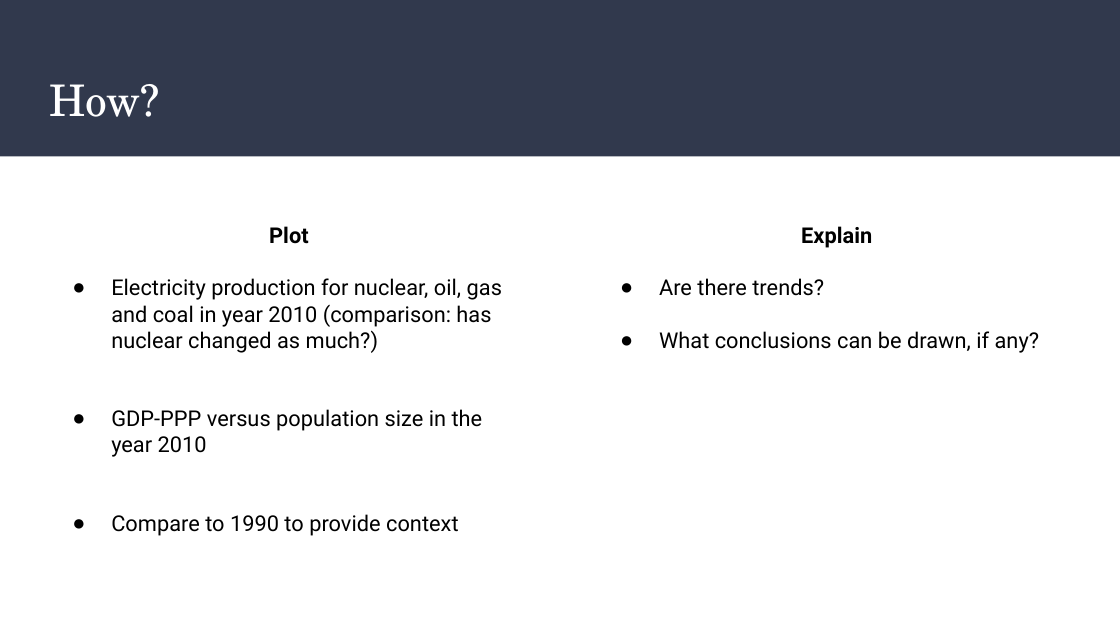
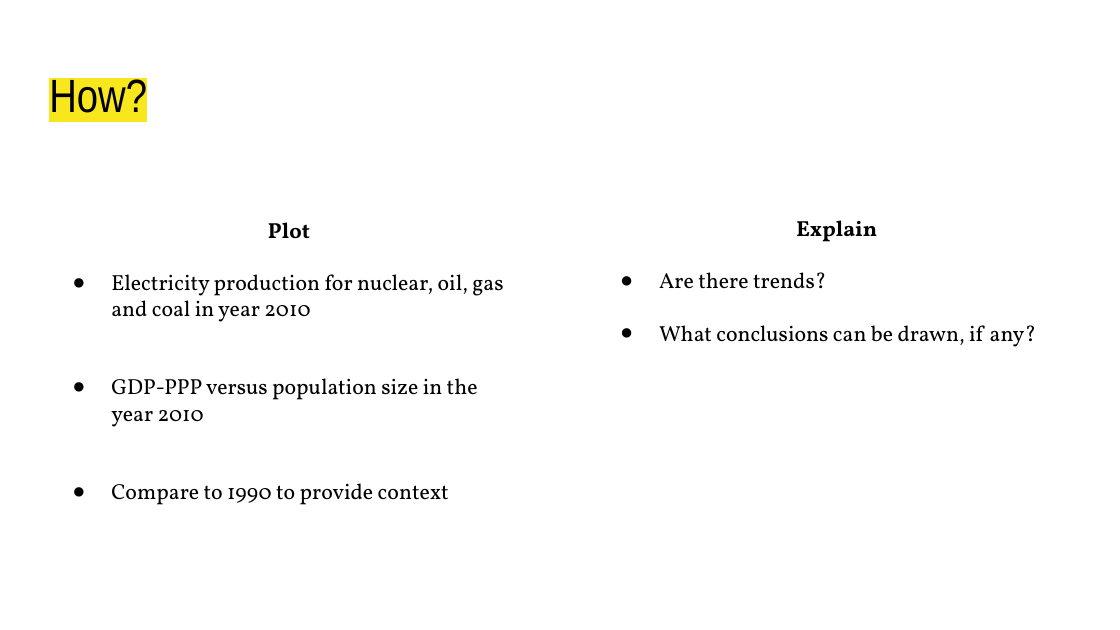
Before and after one commit to Nai-coder/DE1-Term2, a slide deck: slide 4 of Term2/Presentation/Trends in electricity production vs. Economic growth.pptx. Drawn at 1120x630 pixels with LibreOffice and Linux fonts; fonts in the diff are those of the drawing. Boxes give left, top, right and bottom in pixels: in the first picture for what was removed or moved away, otherwise in the second. Text is boxed around its words. In the diff, an @@ line names an element or a change of style, - is before the commit and + after.

Commit message:
updated layout and conclusions

```diff
--- a/Term2/Presentation/Trends in electricity production vs. Economic growth.pptx
+++ b/Term2/Presentation/Trends in electricity production vs. Economic growth.pptx
@@ rectangle removed at (0,0,1120,157) @@
@@ title "How?": place and size @@
-title "How?" at (49,84,159,117)
+title "How?" at (49,74,147,113)
@@ title "How?" at (49,74,147,113): size 28 to 30 pt, font TeX Gyre Schola to Arial Narrow, text colour #FFFFFF to #000000, highlight none to #F8E71C @@
@@ text "Explain" at (659,220,1037,347): font Roboto to Vollkorn @@
@@ text at (111,222,478,505): font Roboto to Vollkorn in "Plot", "GDP-PPP versus population size in the year ...", "Compare to 1990 to provide context" @@
@@ text at (111,274,503,322): text changed; font Roboto to Vollkorn @@
-● Electricity production for nuclear, oil, gas and coal in year 2010 (comparison: has nuclear changed as much?)
+● Electricity production for nuclear, oil, gas and coal in year 2010
```
Also in this commit, not shown: 10 other slides changed, 1 other file.
